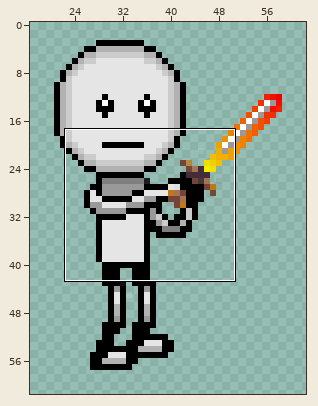
File history of a pixel-art sprite, images/sprites/Sprite1attack4.png. The first picture is a wide view before the edit; the outline marks the close-up.
Close-up. Earlier state:
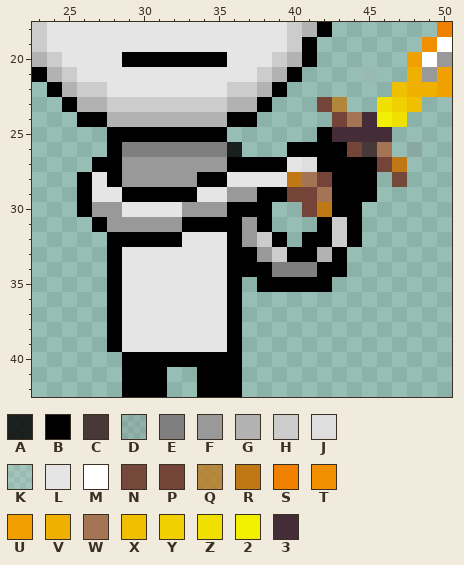
The file is 64x64 pixels. Pixels under 10% opacity are left out. Colours within 5 levels of each other are drawn and written as one. Shown: x 23..50, y 18..42. The wide view leaves out empty margins.
Palette (. is transparent): A #000000d3  B #000000  C #483838  D #7f7f7f33  E #7f7f7f  F #999999  G #b2b2b2  H #cccccc  J #dedede  K #e5e5e526  L #e5e5e5  M #ffffff  N #744438f6  P #744438  Q #c07814bc  R #c07814  S #f08000  T #f09000  U #f0a000  V #f0b000  W #a47454  X #f0c000  Y #f0d000  Z #f0e000  2 #f0f000  3 #442c38
Pixels before, first column x 23:
18 HLLLLLLLLLLLLLLLLHGB.......S
19 HLLLLLLLLLLLLLLLLHB.......TM
20 GHLLLLBBBBBBBLLLHGB......UMF
21 BGHLLLLLLLLLLLLHGB....K..VFU
22 .BGHHLLLLLLLLHHGB.......XVVU
23 ..BGGHHHHHHHHGGB...PQ..ZYX..
24 ...BBGGGGGGGGBB.....PW32Z...
25 .....BBBBBBBB......B3333....
26 .....BEEEEEEEA...BBBBPCW.D..
27 ....BBFFFFFFFBBBBLJBBBBPR...
28 ...BLBFFFFFBBLLLLRWPBBB.N...
29 ...BLLBBBBBLLFFBBPPWBBB.....
30 ...BFFLLLLFFFBBB..PRBB......
31 ....BFFFFFBBBBFB...BHB......
32 .....BBBBBLLLBFHB.BBHB......
33 .....BLLLLLLLBBFHBBGB.......
34 .....BLLLLLLLBBBEEEBB.......
35 .....BLLLLLLLB.BBBBB........
36 .....BLLLLLLLB..............
37 .....BLLLLLLLB..............
38 .....BLLLLLLLB..............
39 .....BLLLLLLLB..............
40 ......BBBBBBBB..............
41 ......BBB..BBB..............
42 ......BBB..BBB..............
After:
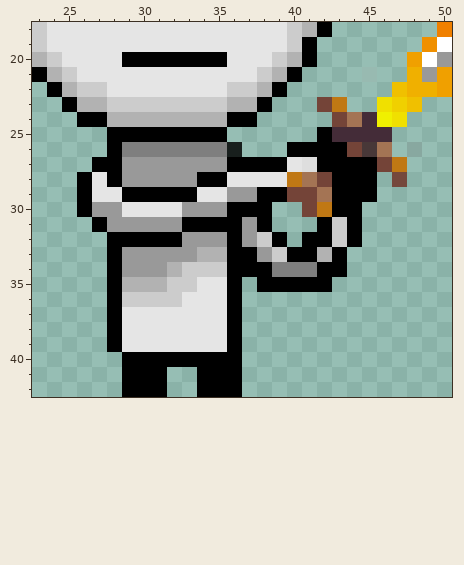
From old to new:
Changed rows in their new state; - is an unchanged pixel.
first column x 43:
23 R
first column x 29:
32 ----FFF
33 FFFFFGG
34 FFFGHHH
35 GGGHH--
36 HHHH---
Changed places in both close-ups, as pixel boxes (x1, y1, x2, y2):
changed: (332, 97, 347, 112)
changed: (122, 232, 227, 307)
